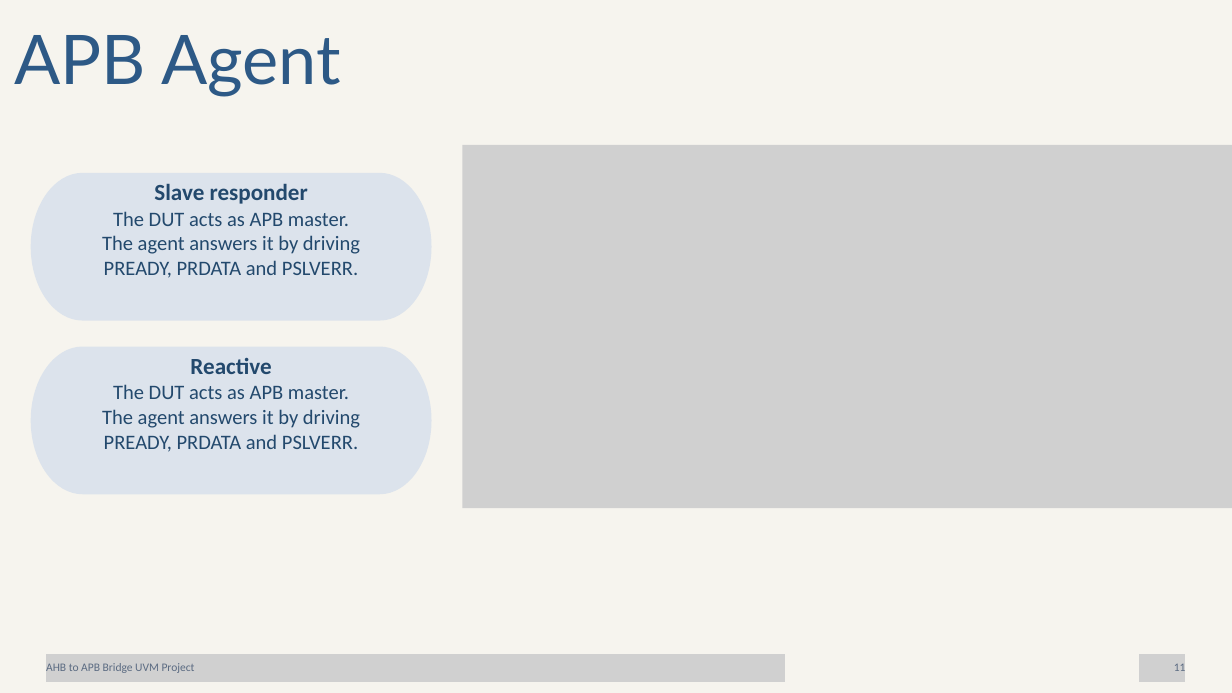
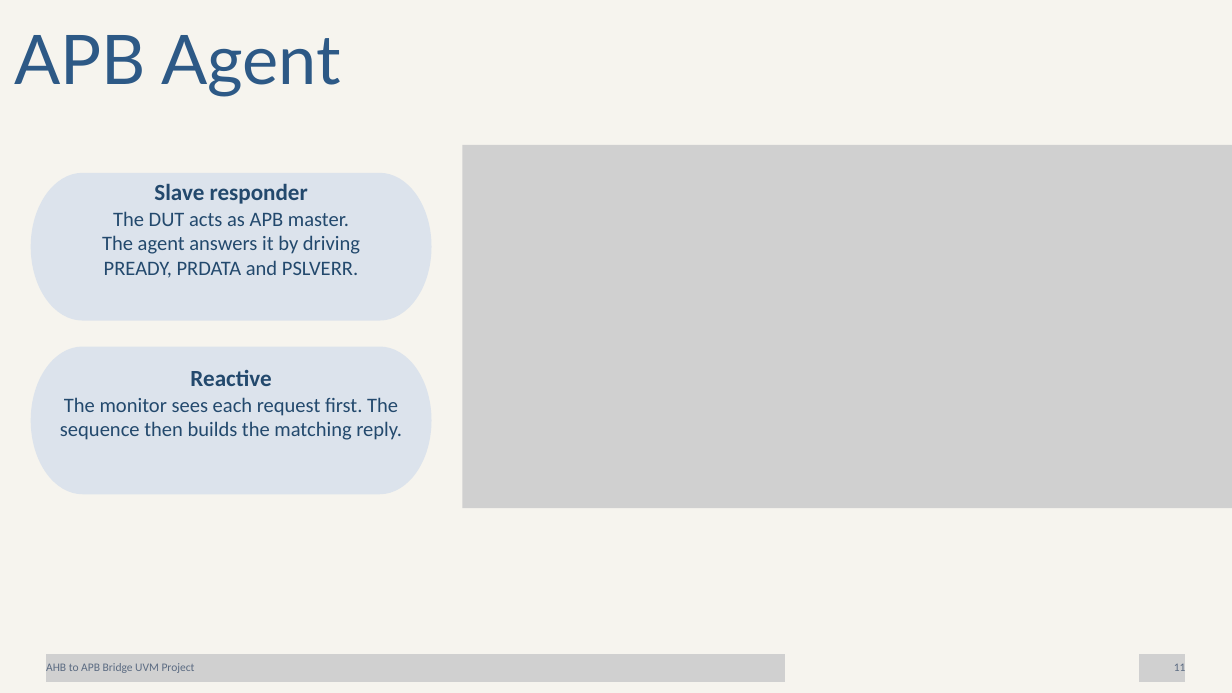
Before and after one commit to mennafouda15/AHB-to-APB-Bridge-UVM, a slide deck: slide 11 of docs/AHB to APB Bridge UVM Project.pptx. Drawn at 1232x693 pixels with LibreOffice and Linux fonts; fonts in the diff are those of the drawing; grey boxes stand for pictures. Boxes give left, top, right and bottom in pixels: in the first picture for what was removed or moved away, otherwise in the second. Text is boxed around its words. In the diff, an @@ line names an element or a change of style, - is before the commit and + after.

Commit message:
Update Presentation

```diff
--- a/docs/AHB to APB Bridge UVM Project.pptx
+++ b/docs/AHB to APB Bridge UVM Project.pptx
@@ text at bbox=[60, 397, 402, 440]: text changed @@
-The DUT acts as APB master.
-The agent answers it by driving
-PREADY, PRDATA and PSLVERR.
+The monitor sees each request first. The sequence then builds the matching reply.
```
Also in this commit, not shown: 20 other slides changed, 1 slide added, 1 slide removed.
